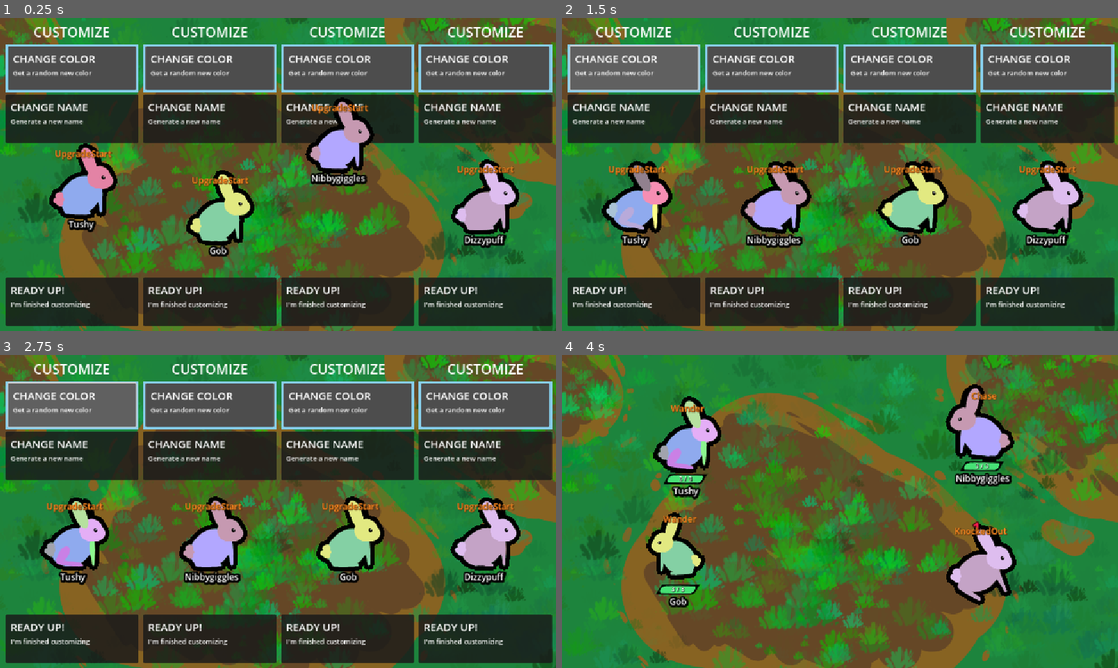
Above: before the commit, frames 1-4 (two rows, left to right).
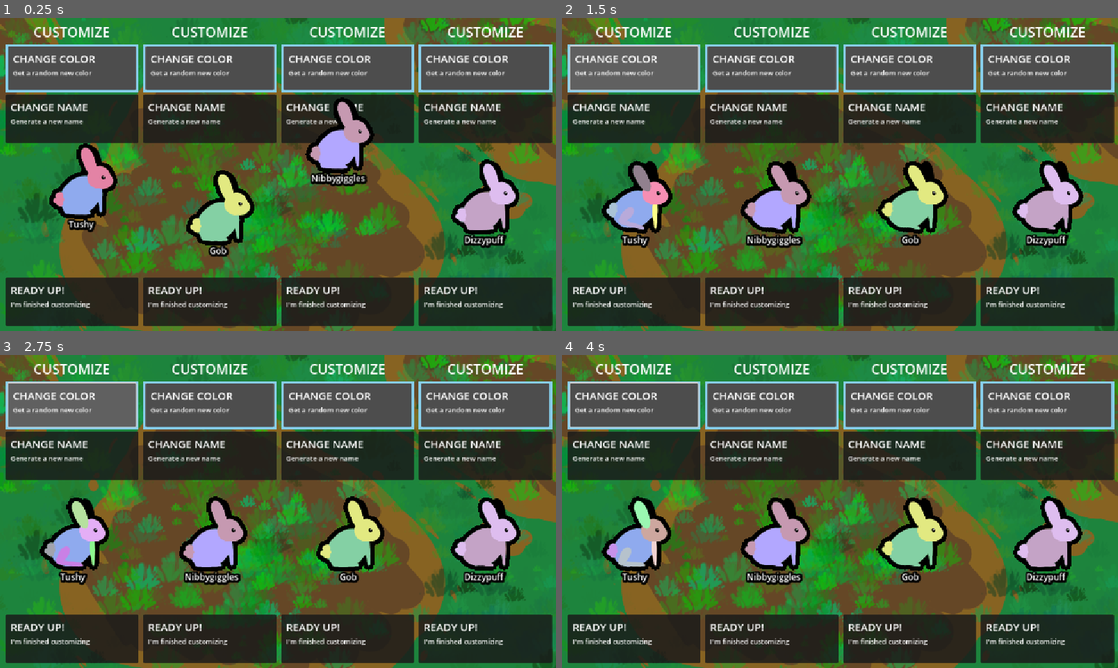
Above: after the commit, the same moments.

Repository: Galitie/tm2
Game: Godot game, scene res://test_scene.tscn
Two runs of this game, one before a commit and one after it. Both use one fixed random seed, a clock stepped at 60 frames per second and the inputs below. Sound files missing from this copy of the repository are replaced by a short silence.
Inputs (mouse positions are in pixels of both pictures, inside the frame that each line leads up to):
- Up to frame 1 (0.25 s): no input
- Up to frame 2 (1.5 s): click (634, 68) at 0.52 s; click (634, 68) at 1.27 s
- Up to frame 3 (2.75 s): click (72, 405) at 2.02 s
- Up to frame 4 (4 s): tap Enter (ui_accept) at 2.75, 3.02, 3.77 s; move the mouse to (962, 495) at 2.77 s; click (962, 495) at 2.92 s; move the mouse to (728, 527) at 3.52 s; click (728, 527) at 3.67 s

The runs differ from the first frame. In frame 1, 0.8% of the frame differs, in the area x 10-93%, y 27-54%; in frame 2, 0.7%; in frame 3, 0.7%; in frame 4, 58%, in the area x 1-100%, y 2-99%.

Commit message:
Reset game to play

Diff:
--- a/test_scene.tscn
+++ b/test_scene.tscn
@@ -7,8 +7,6 @@
 [ext_resource type="Script" uid="uid://bw5vr4ucfdgof" path="res://player.gd" id="2_coq8p"]
 [ext_resource type="Texture2D" uid="uid://cxxncdpnkjj26" path="res://transparent.png" id="3_buypi"]
 [ext_resource type="PackedScene" uid="uid://caig5oumsc857" path="res://UI/upgrade_menu.tscn" id="3_sasra"]
-[ext_resource type="Resource" uid="uid://bn1d6phtvfhry" path="res://Cards/Resources/poop_summon.tres" id="5_oo8pe"]
-[ext_resource type="Resource" uid="uid://n6000538073l" path="res://Cards/Resources/negate_damage.tres" id="6_4gito"]
 [ext_resource type="PackedScene" uid="uid://cgti6mrpdekpx" path="res://UI/customize_menu.tscn" id="6_vr1i5"]
 [ext_resource type="FontFile" uid="uid://b2elclwq486ug" path="res://fonts/BackheelFreeTrial-5yz6V.otf" id="9_vr1i5"]
 [ext_resource type="AudioStream" uid="uid://bnd7vmemesdbl" path="res://sounds/sudden_death.ogg" id="10_vr1i5"]
@@ -28,6 +26,7 @@
 
 [node name="Game" type="Node2D"]
 script = ExtResource("1_fnpeg")
+debug_mode = false
 override_sudden_death_time = 60.0
 
 [node name="Background" type="Sprite2D" parent="."]
@@ -64,7 +63,6 @@
 [node name="Monster" parent="Player1" node_paths=PackedStringArray("player") instance=ExtResource("1_7a21h")]
 position = Vector2(262, 192)
 player = NodePath("..")
-pre_loaded_cards = Array[Resource]([ExtResource("5_oo8pe"), ExtResource("6_4gito")])
 
 [node name="CustomizePos" type="Node2D" parent="Player1"]
 position = Vector2(149, 400)
@@ -85,7 +83,6 @@
 [node name="Monster" parent="Player2" node_paths=PackedStringArray("player") instance=ExtResource("1_7a21h")]
 position = Vector2(878, 185)
 player = NodePath("..")
-pre_loaded_cards = Array[Resource]([ExtResource("5_oo8pe"), ExtResource("6_4gito")])
 
 [node name="CustomizePos" type="Node2D" parent="Player2"]
 position = Vector2(436, 400)
@@ -106,7 +103,6 @@
 [node name="Monster" parent="Player3" node_paths=PackedStringArray("player") instance=ExtResource("1_7a21h")]
 position = Vector2(251, 439)
 player = NodePath("..")
-pre_loaded_cards = Array[Resource]([ExtResource("5_oo8pe"), ExtResource("6_4gito")])
 
 [node name="UpgradePos" type="Node2D" parent="Player3"]
 position = Vector2(720, 575)
@@ -127,7 +123,6 @@
 [node name="Monster" parent="Player4" node_paths=PackedStringArray("player") instance=ExtResource("1_7a21h")]
 position = Vector2(864, 459)
 player = NodePath("..")
-pre_loaded_cards = Array[Resource]([ExtResource("5_oo8pe"), ExtResource("6_4gito")])
 
 [node name="UpgradePos" type="Node2D" parent="Player4"]
 position = Vector2(1000, 575)
Not shown: 1 places in test_scene.tscn that only renumber resources
